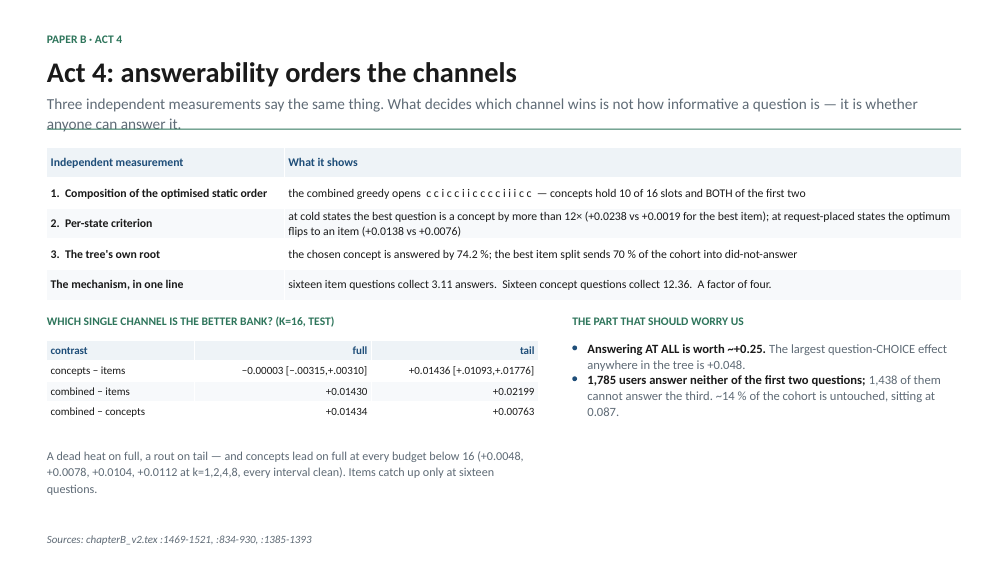
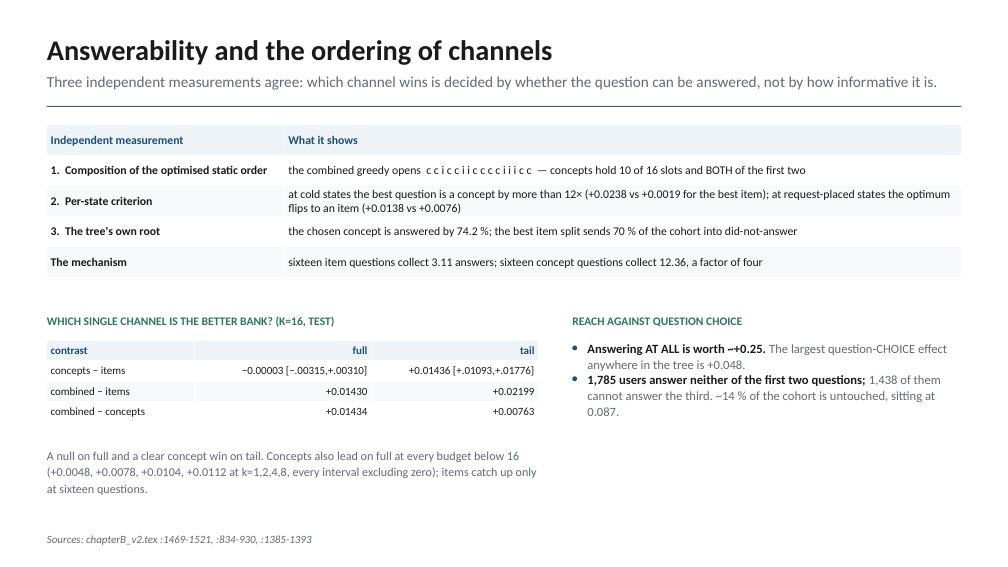
Before and after one commit to makarovaalexa-brch/casper, a slide deck: slide 26 of new_chapters/slides/casper_supervisor_2026-09.pptx (slide 24 before the commit). Drawn at 1008x567 pixels with LibreOffice and Linux fonts; fonts in the diff are those of the drawing. Boxes give left, top, right and bottom in pixels: in the first picture for what was removed or moved away, otherwise in the second. Text is boxed around its words. In the diff, an @@ line names an element or a change of style, - is before the commit and + after.

```diff
--- a/new_chapters/slides/casper_supervisor_2026-09.pptx
+++ b/new_chapters/slides/casper_supervisor_2026-09.pptx
@@ text at box(47, 40, 552, 65): text changed @@
-Act 4: answerability orders the channels
+Answerability and the ordering of channels
@@ text removed at box(47, 33, 122, 46) @@
-PAPER B · ACT 4
@@ text at box(47, 76, 937, 90): text changed @@
-Three independent measurements say the same thing. What decides which channel wins is not how informative a question is — it is whether anyone can answer it.
+Three independent measurements agree: which channel wins is decided by whether the question can be answered, not by how informative it is.
@@ rectangle: place and size @@
-rectangle at box(47, 129, 961, 130)
+rectangle at box(47, 106, 961, 107)
@@ table at box(47, 125, 961, 278) @@
-row 5, column 1: The mechanism, in one line
+row 5, column 1: The mechanism
-row 5, column 2: sixteen item questions collect 3.11 answers. Sixteen concept questions collect 12.36. A factor of four.
+row 5, column 2: sixteen item questions collect 3.11 answers; sixteen concept questions collect 12.36, a factor of four
@@ table: place and size @@
-table at box(47, 147, 961, 300)
+table at box(47, 125, 961, 278)
@@ text at box(572, 317, 742, 327): text changed @@
-THE PART THAT SHOULD WORRY US
+REACH AGAINST QUESTION CHOICE
@@ text at box(47, 451, 537, 495): text changed @@
-A dead heat on full, a rout on tail — and concepts lead on full at every budget below 16 (+0.0048, +0.0078, +0.0104, +0.0112 at k=1,2,4,8, every interval clean). Items catch up only at sixteen questions.
+A null on full and a clear concept win on tail. Concepts also lead on full at every budget below 16 (+0.0048, +0.0078, +0.0104, +0.0112 at k=1,2,4,8, every interval excluding zero); items catch up only at sixteen questions.
```
Also in this commit, not shown: 53 other slides changed, 4 slides added, 1 slide removed, 11 other files.
